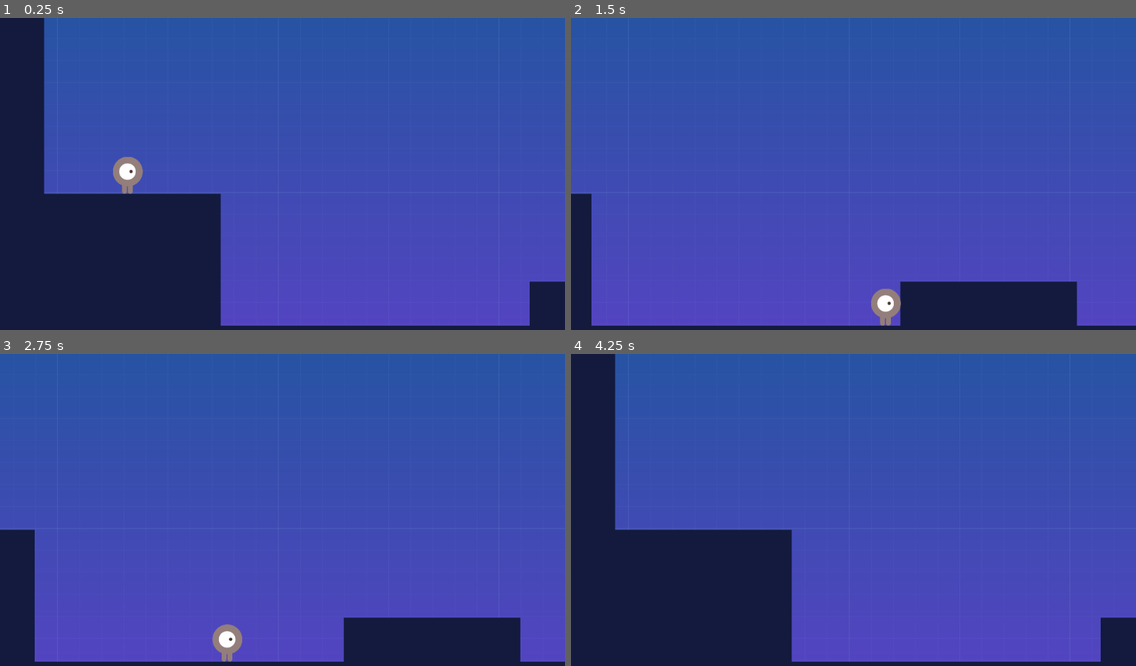
Above: before the commit, frames 1-4 (two rows, left to right).
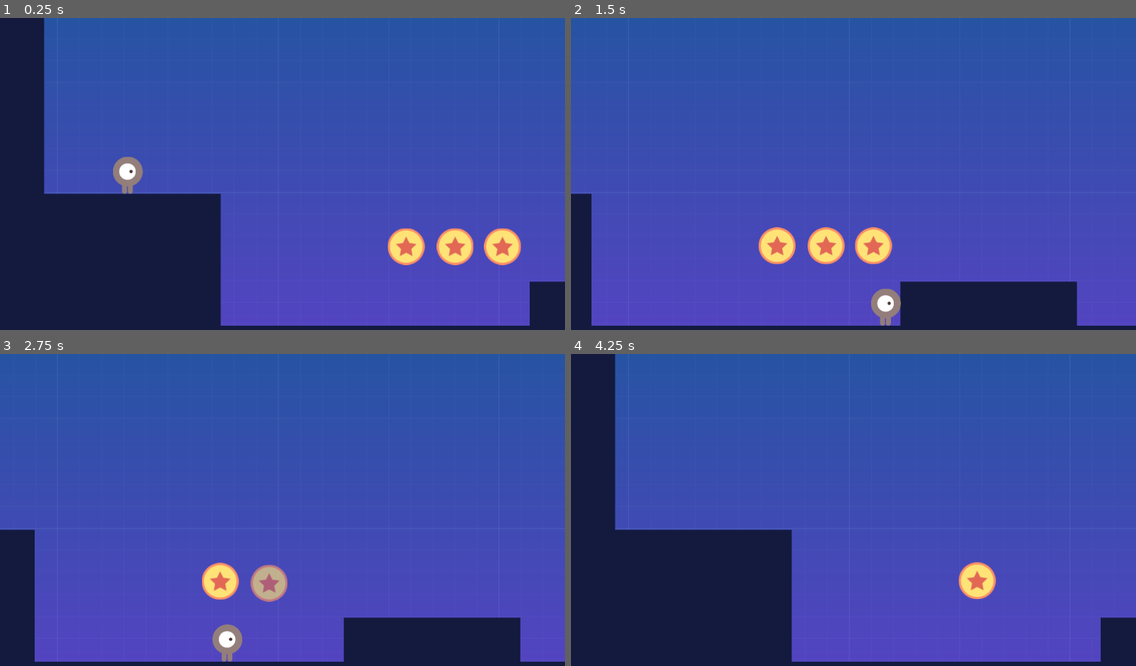
Above: after the commit, the same moments.

Repository: MichelleFuncke/test-games
Game: Godot game, scene res://src/Levels/LevelTemplate.tscn
Same seed, same stepped clock (60 frames per second), same inputs: the game is played once before the commit and once after it.
Inputs:
- Up to frame 1 (0.25 s): no input
- Up to frame 2 (1.5 s): hold D (move_right) from 0.53 s (still down); tap W (jump) at 0.77 s
- Up to frame 3 (2.75 s): tap W (jump) at 1.52 s; release D (move_right) at 2.03 s; hold A (move_left) from 2.03 s (still down)
- Up to frame 4 (4.25 s): release A (move_left) at 2.78 s; hold D (move_right) from 2.78 s (still down); tap W (jump) at 3.02, 3.77 s

The runs differ from the first frame. In frame 1, 1.9% of the frame differs, in the area x 68-93%, y 67-80%; in frame 2, 1.9%; in frame 3, 1.3%; in frame 4, 0.6%.

Commit message:
feat: coins
Coins animate
Coins fade when touched
Coins remove themselves from the game when touched
The player doesn't keep track of how many coins they collect

Diff:
--- a/basic-platformer/src/Levels/LevelTemplate.tscn
+++ b/basic-platformer/src/Levels/LevelTemplate.tscn
@@ -1,9 +1,10 @@
-[gd_scene load_steps=5 format=2]
+[gd_scene load_steps=6 format=2]
 
 [ext_resource path="res://src/Actors/Player.tscn" type="PackedScene" id=1]
 [ext_resource path="res://asserts/tileset.tres" type="TileSet" id=2]
 [ext_resource path="res://src/Actors/Enemy.tscn" type="PackedScene" id=3]
 [ext_resource path="res://asserts/background.png" type="Texture" id=4]
+[ext_resource path="res://src/Objects/Coin.tscn" type="PackedScene" id=5]
 
 [node name="LevelTemplate" type="Node2D"]
 __meta__ = {
@@ -43,4 +44,13 @@
 [node name="Camera2D" parent="Player" index="2"]
 limit_right = 2400
 
+[node name="Coin" parent="." instance=ExtResource( 5 )]
+position = Vector2( 910.757, 422.783 )
+
+[node name="Coin2" parent="." instance=ExtResource( 5 )]
+position = Vector2( 824.987, 422.783 )
+
+[node name="Coin3" parent="." instance=ExtResource( 5 )]
+position = Vector2( 736.154, 422.783 )
+
 [editable path="Player"]
--- /dev/null
+++ b/basic-platformer/src/Objects/Coin.gd
@@ -0,0 +1,10 @@
+extends Area2D
+
+
+onready var anim_player: AnimationPlayer = get_node("AnimationPlayer")
+
+
+
+
+func _on_body_entered(body: PhysicsBody2D) -> void:
+	anim_player.play("fade_out")
--- /dev/null
+++ b/basic-platformer/src/Objects/Coin.tscn
@@ -0,0 +1,84 @@
+[gd_scene load_steps=6 format=2]
+
+[ext_resource path="res://asserts/coin.png" type="Texture" id=1]
+[ext_resource path="res://src/Objects/Coin.gd" type="Script" id=2]
+
+[sub_resource type="CircleShape2D" id=1]
+radius = 33.4264
+
+[sub_resource type="Animation" id=2]
+resource_name = "bouncing"
+length = 1.2
+loop = true
+tracks/0/type = "value"
+tracks/0/path = NodePath("coin:position")
+tracks/0/interp = 1
+tracks/0/loop_wrap = true
+tracks/0/imported = false
+tracks/0/enabled = true
+tracks/0/keys = {
+"times": PoolRealArray( 0, 0.6 ),
+"transitions": PoolRealArray( 0.297302, 2.73208 ),
+"update": 0,
+"values": [ Vector2( 0, 10 ), Vector2( 0, -10 ) ]
+}
+tracks/1/type = "value"
+tracks/1/path = NodePath(".:modulate")
+tracks/1/interp = 1
+tracks/1/loop_wrap = true
+tracks/1/imported = false
+tracks/1/enabled = true
+tracks/1/keys = {
+"times": PoolRealArray( 0 ),
+"transitions": PoolRealArray( 1 ),
+"update": 0,
+"values": [ Color( 1, 1, 1, 1 ) ]
+}
+
+[sub_resource type="Animation" id=3]
+resource_name = "fade_out"
+length = 0.4
+tracks/0/type = "value"
+tracks/0/path = NodePath(".:modulate")
+tracks/0/interp = 1
+tracks/0/loop_wrap = true
+tracks/0/imported = false
+tracks/0/enabled = true
+tracks/0/keys = {
+"times": PoolRealArray( 0, 0.4 ),
+"transitions": PoolRealArray( 1, 1 ),
+"update": 0,
+"values": [ Color( 1, 1, 1, 1 ), Color( 1, 1, 1, 0 ) ]
+}
+tracks/1/type = "method"
+tracks/1/path = NodePath(".")
+tracks/1/interp = 1
+tracks/1/loop_wrap = true
+tracks/1/imported = false
+tracks/1/enabled = true
+tracks/1/keys = {
+"times": PoolRealArray( 0.4 ),
+"transitions": PoolRealArray( 1 ),
+"values": [ {
+"args": [  ],
+"method": "queue_free"
+} ]
+}
+
+[node name="Coin" type="Area2D"]
+position = Vector2( 0, 10 )
+collision_layer = 4
+script = ExtResource( 2 )
+
+[node name="coin" type="Sprite" parent="."]
+position = Vector2( -0.226349, 0.0603943 )
+texture = ExtResource( 1 )
+
+[node name="CollisionShape2D" type="CollisionShape2D" parent="."]
+shape = SubResource( 1 )
+
+[node name="AnimationPlayer" type="AnimationPlayer" parent="."]
+autoplay = "bouncing"
+anims/bouncing = SubResource( 2 )
+anims/fade_out = SubResource( 3 )
+[connection signal="body_entered" from="." to="." method="_on_body_entered"]
